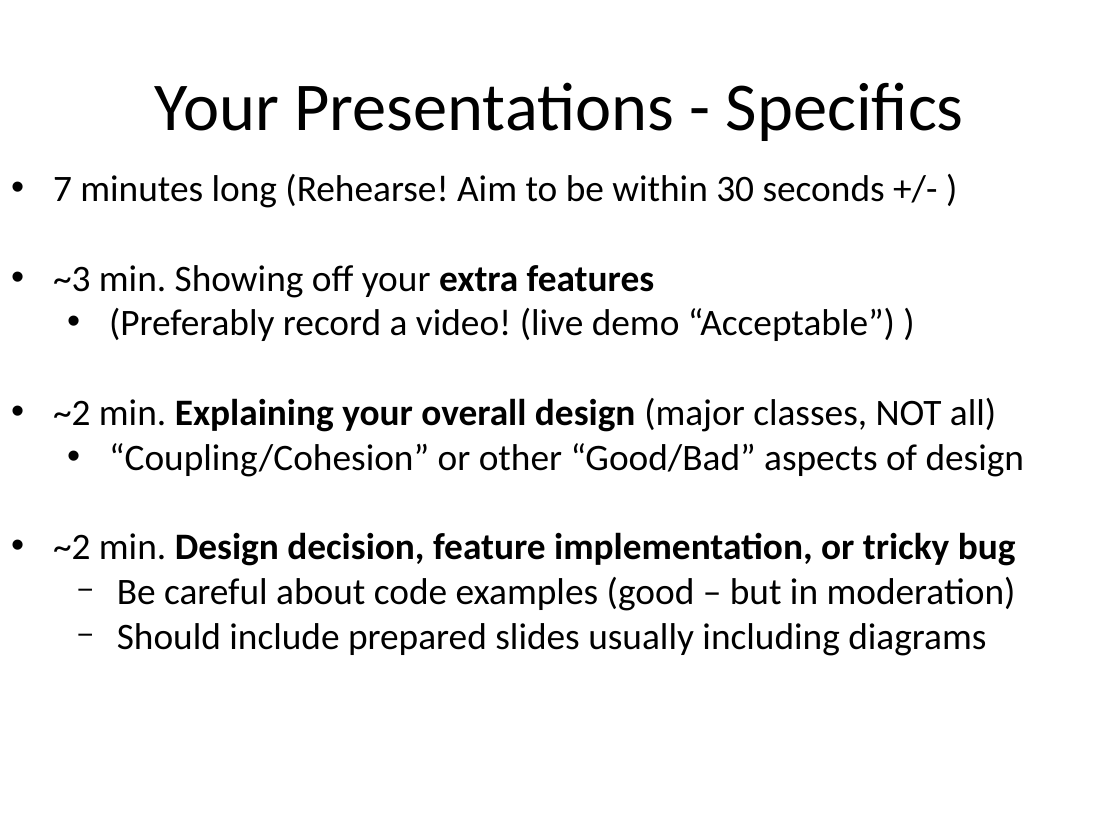
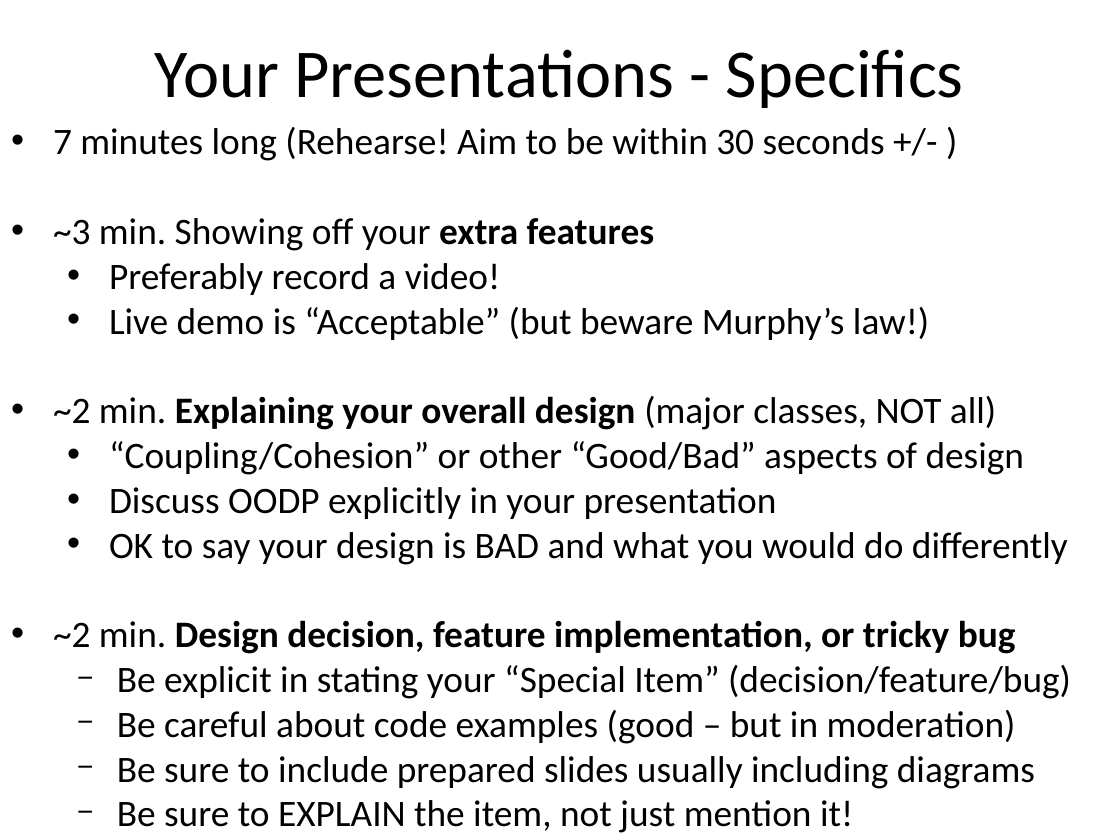
Before and after one commit to RHIT-CSSE/csse220, a slide deck: slide 3 of ClassMaterials/MergeSort/Slides/Part2-Presentation.pptx. Drawn at 1120x840 pixels with LibreOffice and Linux fonts; fonts in the diff are those of the drawing. Boxes give left, top, right and bottom in pixels: in the first picture for what was removed or moved away, otherwise in the second. Text is boxed around its words. In the diff, an @@ line names an element or a change of style, - is before the commit and + after.

```diff
--- a/ClassMaterials/MergeSort/Slides/Part2-Presentation.pptx
+++ b/ClassMaterials/MergeSort/Slides/Part2-Presentation.pptx
@@ text "Your Presentations - Specifics": place and size @@
-text "Your Presentations - Specifics" at <box>155,82,964,141</box>
+text "Your Presentations - Specifics" at <box>155,49,964,108</box>
@@ text "7 minutes long (Rehearse! Aim ...": place and size @@
-text "7 minutes long (Rehearse! Aim ..." at <box>53,174,1024,656</box>
+text "7 minutes long (Rehearse! Aim ..." at <box>53,127,1071,789</box>
@@ text at <box>109,263,929,340</box>: text changed @@
-  • (Preferably record a video! (live demo “Acceptable”) )
+  • Preferably record a video!
+  • Live demo is “Acceptable” (but beware Murphy’s law!)
@@ text at <box>109,487,1068,565</box>: paragraphs added @@
+  • Discuss OODP explicitly in your presentation
+  • OK to say your design is BAD and what you would do differently
@@ text at <box>117,665,1071,699</box>: paragraph added @@
+  − Be explicit in stating your “Special Item” (decision/feature/bug)
@@ text at <box>117,756,1035,789</box>: text changed @@
-  − Should include prepared slides usually including diagrams
+  − Be sure to include prepared slides usually including diagrams
+  − Be sure to EXPLAIN the item, not just mention it!
```
Also in this commit, not shown: 3 slides added, 1 slide removed, 1 other file.
